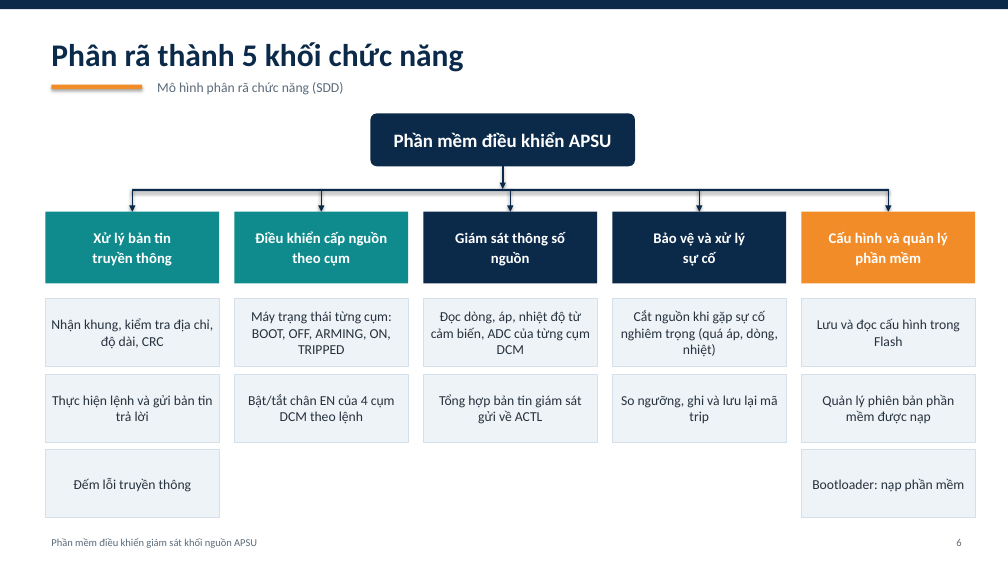
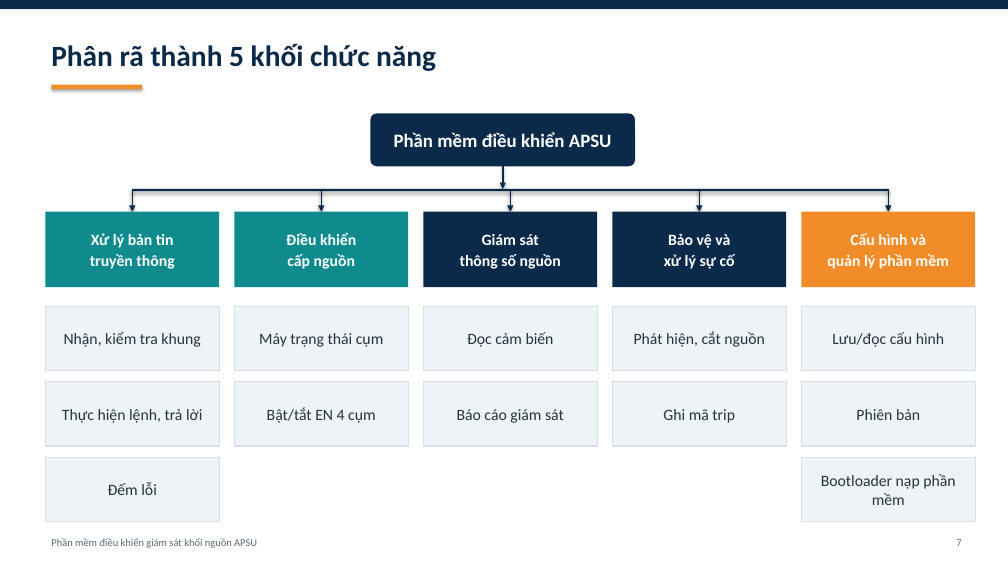
Before and after one commit to yuhneyugnnnn221103/PSU-Firmware, a slide deck: slide 7 of docs/APSU_firmware_tong_quan.pptx (slide 6 before the commit). Drawn at 1008x567 pixels with LibreOffice and Linux fonts; fonts in the diff are those of the drawing. Boxes give left, top, right and bottom in pixels: in the first picture for what was removed or moved away, otherwise in the second. Text is boxed around its words. In the diff, an @@ line names an element or a change of style, - is before the commit and + after.

```diff
--- a/docs/APSU_firmware_tong_quan.pptx
+++ b/docs/APSU_firmware_tong_quan.pptx
@@ text "Phân rã thành 5 khối ..." at box(51, 44, 436, 71): size 30 to 28 pt @@
@@ text removed at box(157, 82, 343, 95) @@
-Mô hình phân rã chức năng (SDD)
@@ rectangle "Xử lý bản tin" at box(45, 212, 219, 287): size 14 to 15 pt @@
@@ text in rectangle at box(286, 232, 356, 269): text changed; size 14 to 15 pt @@
-Điều khiển cấp nguồn
-theo cụm
+Điều khiển
+cấp nguồn
@@ text in rectangle at box(460, 234, 561, 269): text changed; size 14 to 15 pt @@
-Giám sát thông số
-nguồn
+Giám sát
+thông số nguồn
@@ text in rectangle at box(664, 234, 735, 269): text changed; size 14 to 15 pt @@
-Bảo vệ và xử lý
-sự cố
+Bảo vệ và
+xử lý sự cố
@@ text in rectangle at box(827, 233, 949, 269): text changed; size 14 to 15 pt @@
-Cấu hình và quản lý
-phần mềm
+Cấu hình và
+quản lý phần mềm
@@ 7 rectangles: place and size @@
-7 rectangles at box(45, 299, 975, 518)
+7 rectangles at box(45, 306, 975, 522)
@@ text in rectangle at box(64, 332, 200, 347): text changed; size 13 to 15 pt @@
-Nhận khung, kiểm tra địa chỉ, độ dài, CRC
+Nhận, kiểm tra khung
@@ text in rectangle at box(259, 333, 383, 347): text changed; size 13 to 15 pt @@
-Máy trạng thái từng cụm: BOOT, OFF, ARMING, ON, TRIPPED
+Máy trạng thái cụm
@@ text in rectangle at box(467, 332, 554, 347): text changed; size 13 to 15 pt @@
-Đọc dòng, áp, nhiệt độ từ cảm biến, ADC của từng cụm DCM
+Đọc cảm biến
@@ text in rectangle at box(634, 331, 764, 347): text changed; size 13 to 15 pt @@
-Cắt nguồn khi gặp sự cố nghiêm trọng (quá áp, dòng, nhiệt)
+Phát hiện, cắt nguồn
@@ text in rectangle at box(832, 332, 944, 347): text changed; size 13 to 15 pt @@
-Lưu và đọc cấu hình trong Flash
+Lưu/đọc cấu hình
@@ rectangle "Thực hiện lệnh, trả lời": place and size @@
-rectangle "Thực hiện lệnh, trả lời" at box(45, 374, 219, 442)
+rectangle "Thực hiện lệnh, trả lời" at box(45, 382, 219, 446)
@@ rectangle "Bật/tắt EN 4 cụm": place and size @@
-rectangle "Bật/tắt EN 4 cụm" at box(234, 374, 408, 442)
+rectangle "Bật/tắt EN 4 cụm" at box(234, 382, 408, 446)
@@ rectangle "Báo cáo giám sát": place and size @@
-rectangle "Báo cáo giám sát" at box(423, 374, 597, 442)
+rectangle "Báo cáo giám sát" at box(423, 382, 597, 446)
@@ rectangle "Ghi mã trip": place and size @@
-rectangle "Ghi mã trip" at box(613, 374, 786, 442)
+rectangle "Ghi mã trip" at box(613, 382, 786, 446)
@@ rectangle "Phiên bản": place and size @@
-rectangle "Phiên bản" at box(802, 374, 975, 442)
+rectangle "Phiên bản" at box(802, 382, 975, 446)
@@ text in rectangle at box(62, 409, 202, 423): text changed; size 13 to 15 pt @@
-Thực hiện lệnh và gửi bản tin trả lời
+Thực hiện lệnh, trả lời
@@ text in rectangle at box(267, 407, 375, 423): text changed; size 13 to 15 pt @@
-Bật/tắt chân EN của 4 cụm DCM theo lệnh
+Bật/tắt EN 4 cụm
@@ text in rectangle at box(457, 409, 564, 423): text changed; size 13 to 15 pt @@
-Tổng hợp bản tin giám sát gửi về ACTL
+Báo cáo giám sát
@@ text in rectangle at box(663, 409, 735, 423): text changed; size 13 to 15 pt @@
-So ngưỡng, ghi và lưu lại mã trip
+Ghi mã trip
@@ text in rectangle at box(856, 409, 920, 420): text changed; size 13 to 15 pt @@
-Quản lý phiên bản phần mềm được nạp
+Phiên bản
@@ text in rectangle at box(821, 474, 955, 505): text changed; size 13 to 15 pt @@
-Bootloader: nạp phần mềm
+Bootloader nạp phần mềm
@@ text in rectangle at box(108, 482, 157, 495): text changed; size 13 to 15 pt @@
-Đếm lỗi truyền thông
+Đếm lỗi
@@ text at box(956, 539, 961, 546): text changed @@
-6
+7
```
Also in this commit, not shown: 10 other slides changed, 23 slides added.
